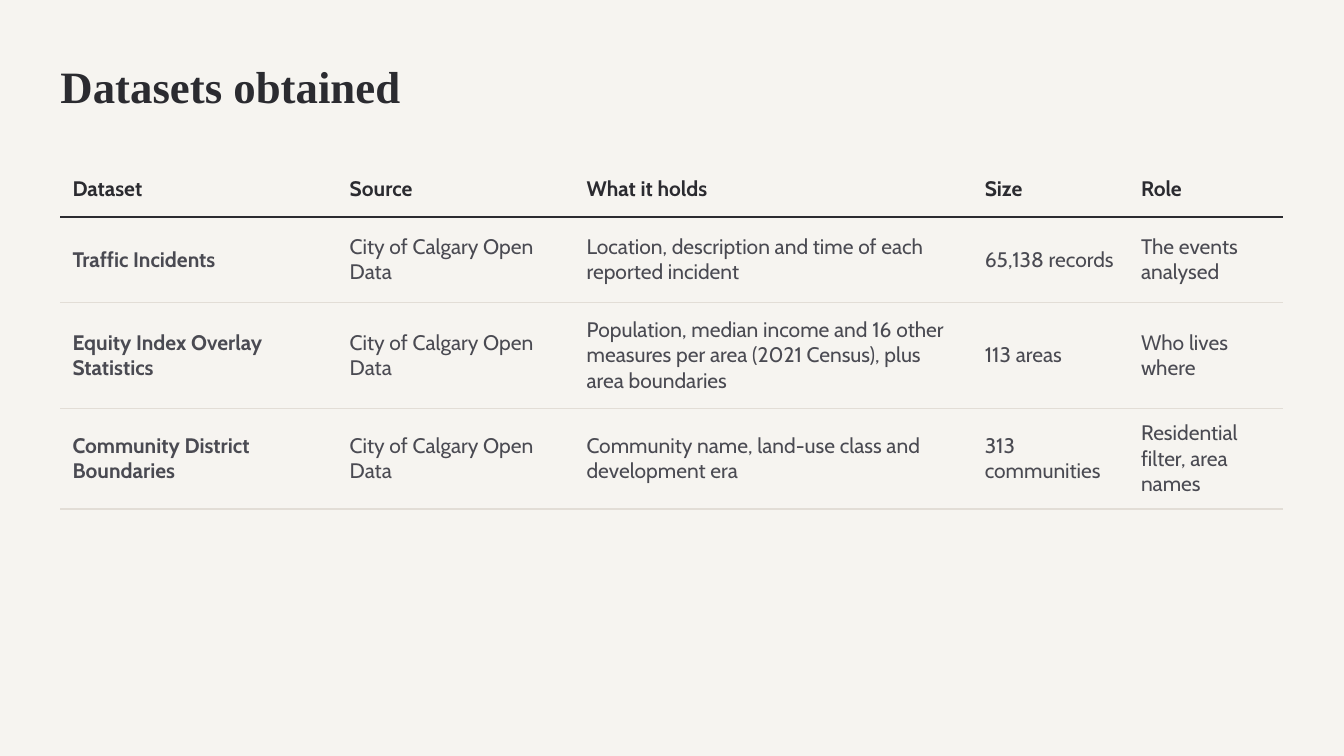
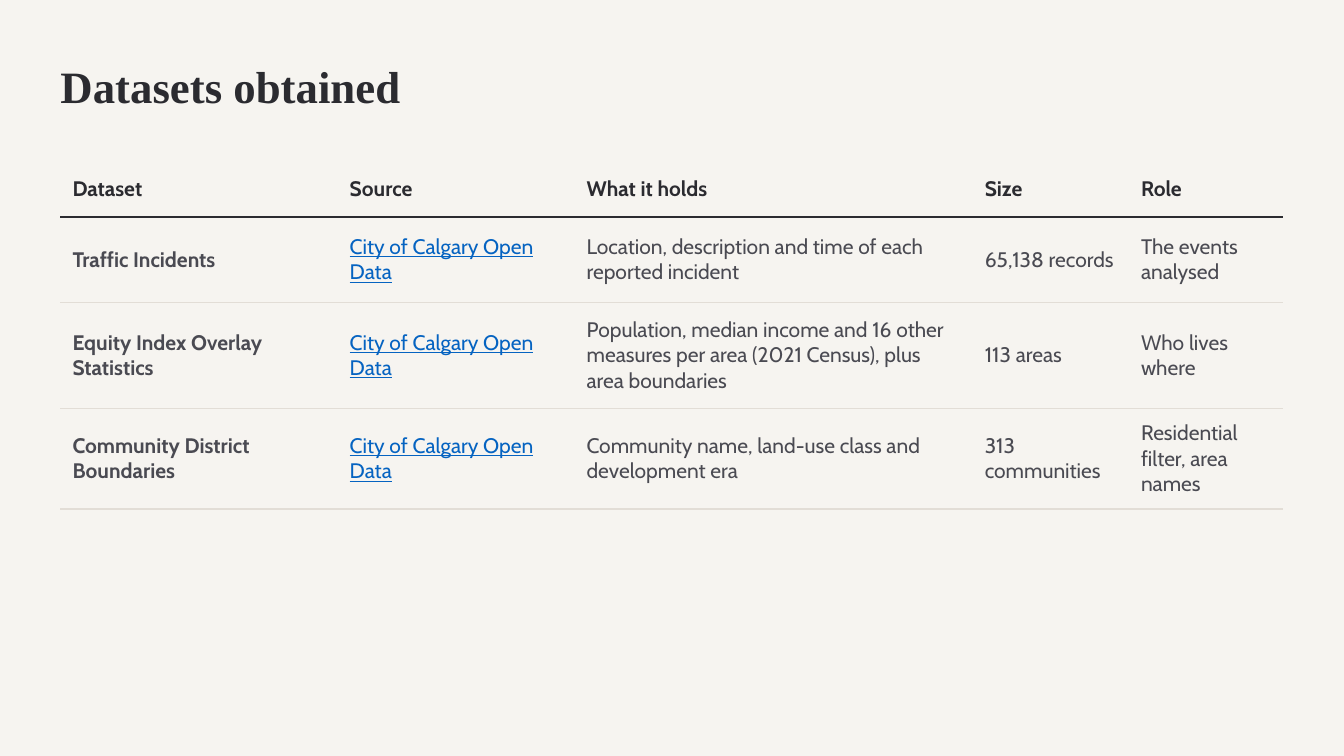
Before and after one commit to AdrianJulve/calgary-traffic-dashboard, a slide deck: slide 4 of Calgary Traffic Midpoint Presentation.pptx. Drawn at 1344x756 pixels with LibreOffice and Linux fonts; fonts in the diff are those of the drawing. Boxes give left, top, right and bottom in pixels: in the first picture for what was removed or moved away, otherwise in the second. Text is boxed around its words. In the diff, an @@ line names an element or a change of style, - is before the commit and + after.

Commit message:
added hyperlinks to dataset sources

```diff
--- a/Calgary Traffic Midpoint Presentation.pptx
+++ b/Calgary Traffic Midpoint Presentation.pptx
@@ table at [60, 161, 1284, 508] @@
@@ text colour #4A4A52 to #0563C1, underline on in "City of Calgary Open Data", "City of Calgary Open Data", "City of Calgary Open Data" @@
```
